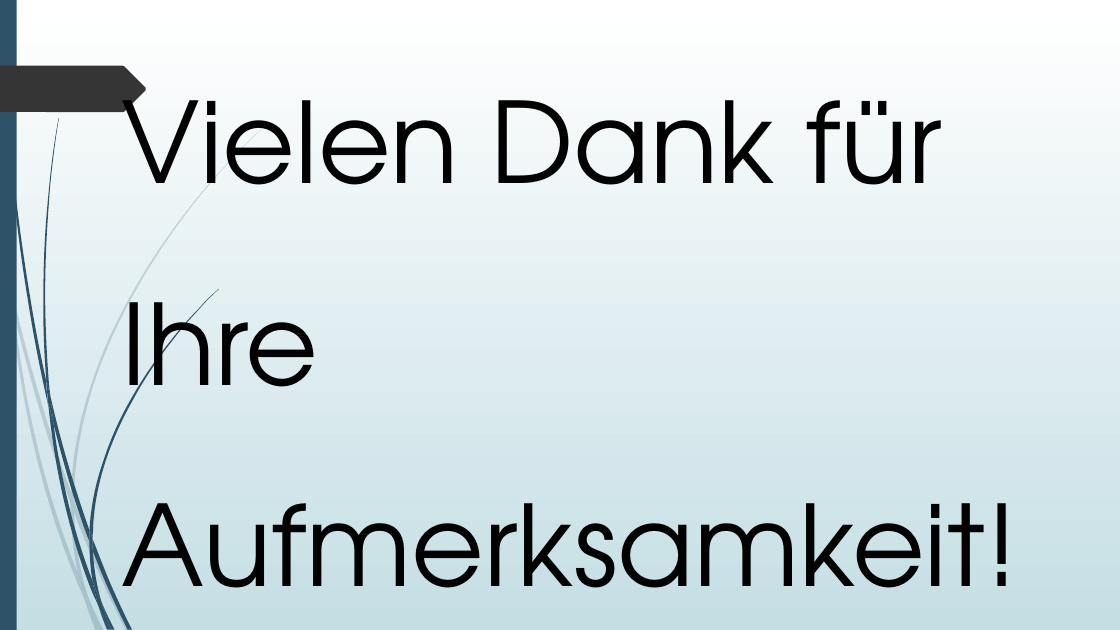
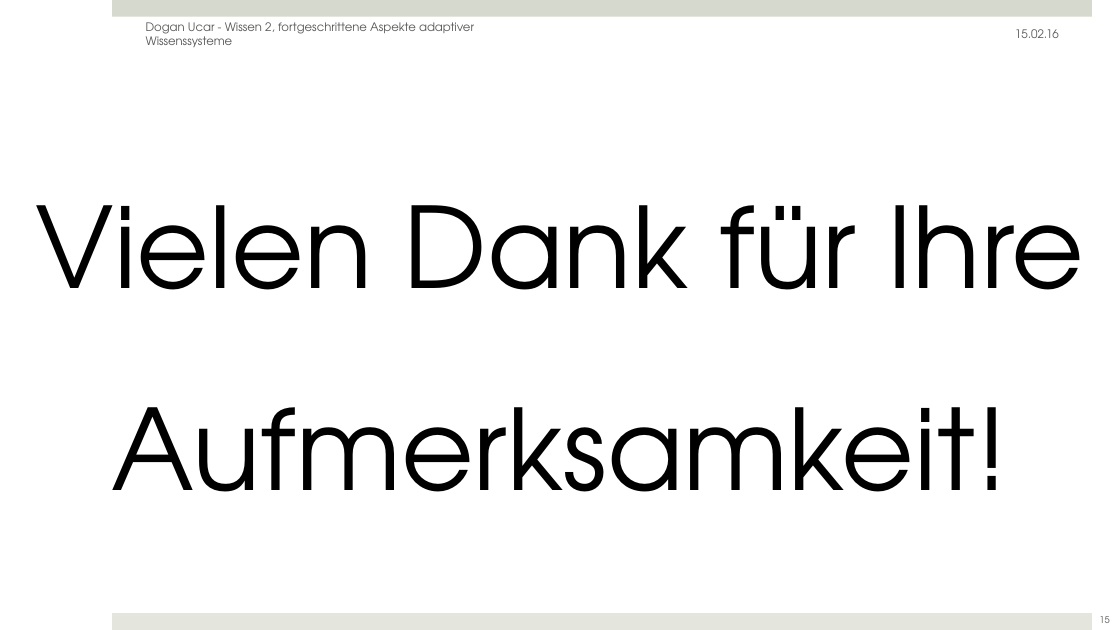
Before and after one commit to doganoo/CaseBasedReasoning, a slide deck: slide 15 of pruefung/Presentation1.pptx (slide 13 before the commit). Drawn at 1120x630 pixels with LibreOffice and Linux fonts; fonts in the diff are those of the drawing. Boxes give left, top, right and bottom in pixels: in the first picture for what was removed or moved away, otherwise in the second. Text is boxed around its words. In the diff, an @@ line names an element or a change of style, - is before the commit and + after.

```diff
--- a/pruefung/Presentation1.pptx
+++ b/pruefung/Presentation1.pptx
@@ background gradient #FFFFFF to #C5DEE5 to #FFFFFF @@
@@ rectangle removed at (x1=0, y1=0, x2=17, y2=630) @@
@@ rectangle added at (x1=112, y1=0, x2=1091, y2=17), fill #D6D9CD @@
@@ text added at (x1=146, y1=22, x2=474, y2=47), 10 pt, text #595959 @@
+Dogan Ucar - Wissen 2, fortgeschrittene Aspekte adaptiver Wissenssysteme
@@ text added at (x1=1015, y1=29, x2=1059, y2=38), 10 pt, text #595959 @@
+15.02.16
@@ text "Vielen Dank für Ihre Aufmerksamkeit!" moved from (x1=122, y1=67, x2=1018, y2=630) to (x1=36, y1=205, x2=1084, y2=492) @@
@@ text "Vielen Dank für Ihre Aufmerksamkeit!" at (x1=36, y1=205, x2=1084, y2=492): alignment left to centre @@
@@ freeform shape removed at (x1=0, y1=66, x2=146, y2=112) @@
@@ group removed at (x1=0, y1=129, x2=262, y2=630): 10 freeform shapes @@
@@ group removed at (x1=3, y1=0, x2=218, y2=630): 12 freeform shapes @@
@@ rectangle added at (x1=112, y1=613, x2=1091, y2=630), fill #E4E6DE @@
@@ page number added at (x1=1099, y1=616, x2=1109, y2=623), 8 pt, text #595959 @@
+15
```
Also in this commit, not shown: 7 other slides changed, 7 slides added, 5 slides removed, 3 other files.
